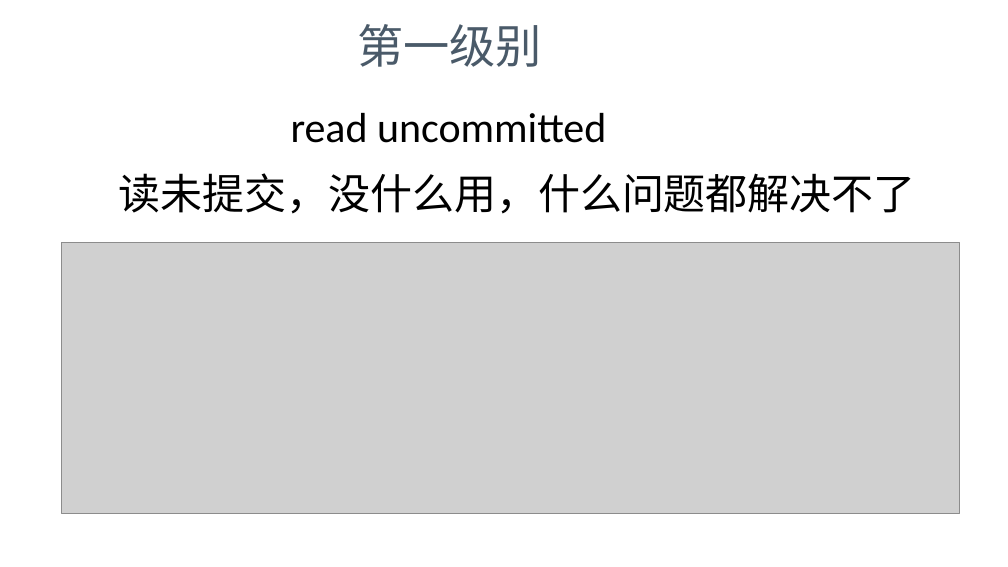
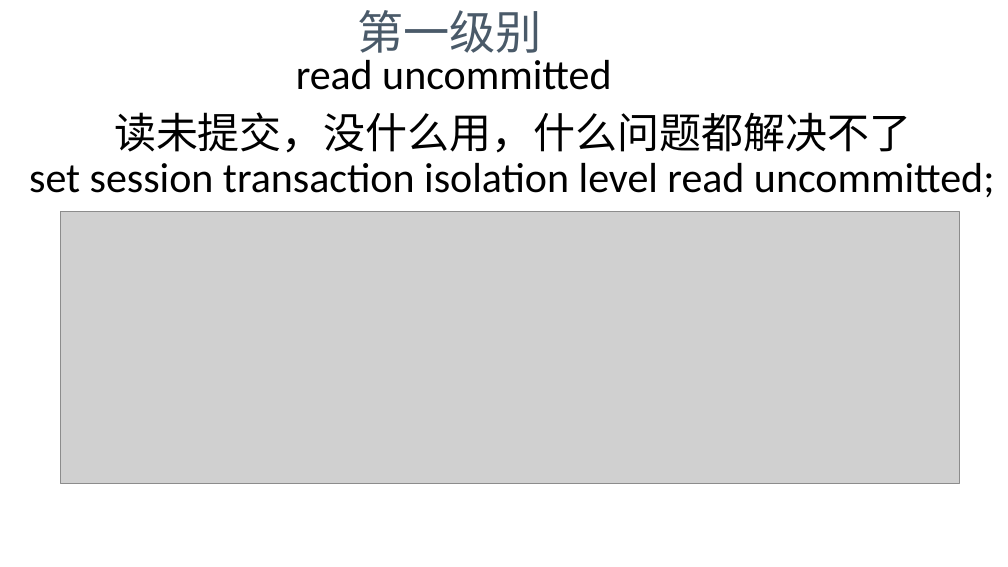
Before and after one commit to yangzhengx/dev01, a slide deck: slide 11 of 演讲.pptx (slide 10 before the commit). Drawn at 1008x567 pixels with LibreOffice and Linux fonts; fonts in the diff are those of the drawing; grey boxes stand for pictures; background and template pictures are left out. Boxes give left, top, right and bottom in pixels: in the first picture for what was removed or moved away, otherwise in the second. Text is boxed around its words. In the diff, an @@ line names an element or a change of style, - is before the commit and + after.

```diff
--- a/演讲.pptx
+++ b/演讲.pptx
@@ text "第一级别" rewrapped from (357,24,542,67) to (357,10,542,61) @@
@@ text "read uncommitted": place and size @@
-text "read uncommitted" at (291,113,606,143)
+text "read uncommitted" at (296,60,611,90)
@@ text "读未提交，没什么用，什么问题都解决不了": place and size @@
-text "读未提交，没什么用，什么问题都解决不了" at (119,173,916,214)
+text "读未提交，没什么用，什么问题都解决不了" at (114,112,911,153)
@@ text added at (29,163,995,197), 40 pt, text #000000 @@
+set session transaction isolation level read uncommitted;
@@ picture: place and size @@
-picture at (62,242,960,513)
+picture at (61,212,960,483)
```
Also in this commit, not shown: 12 other slides changed, 1 slide added.
